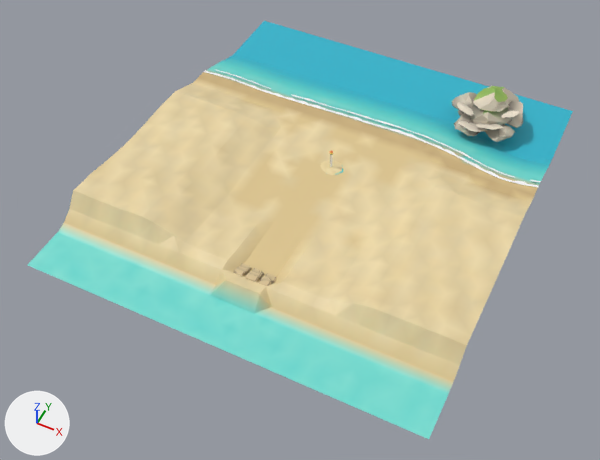
A saved change to the glTF model creator-build-project/assets/bundles/region_coast/models/coast_terrain.glb.
One viewpoint serves both versions: a camera (50 mm lens) standing at (17.5, -40.0, 41.9) and looking at (-0.3, -4.5, -2.5). The lights are fixed; the arrows at lower left show +X, +Y and +Z. The picture after the commit comes second. Vertices at exactly the same position are counted once.

The first picture shows 'foam', 'headland', 'terrain' and 3 more.
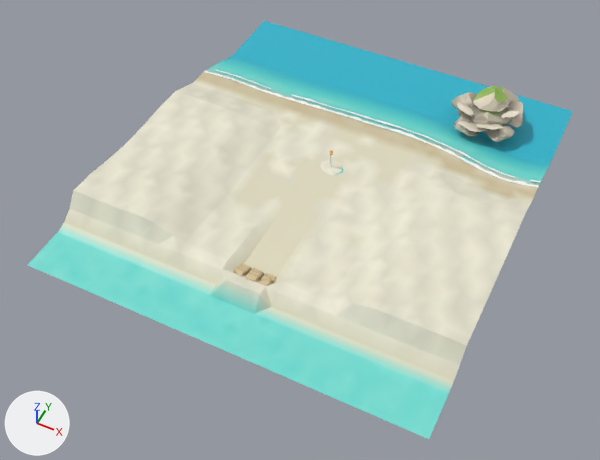
What differs and where, as boxes [x1, y1, x2, y2] in the pictures (600 x 460 px):
part 1 of me_terrain, recoloured (beige to pale yellow)
    both: [59, 70, 539, 391]

Edits to the bpy script that builds the scene:
```text
Change me_terrain:
    where me_terrain.from_pydata(...)  # 1512 vertices, 2870 faces; spans x -14.0..14.0, y -17.0..15.8, z -1.4..1.7
    used by ob_terrain; location = (0.0, 0.0, 0.0)
    me_terrain part 1: 1736 faces centred in x -13.7..13.7, y -13.5..5.9, z -0.2..1.6 are repainted in the vertex colours; the middle colour goes from beige #e5d1a2 to pale yellow #e4e1cd
```
